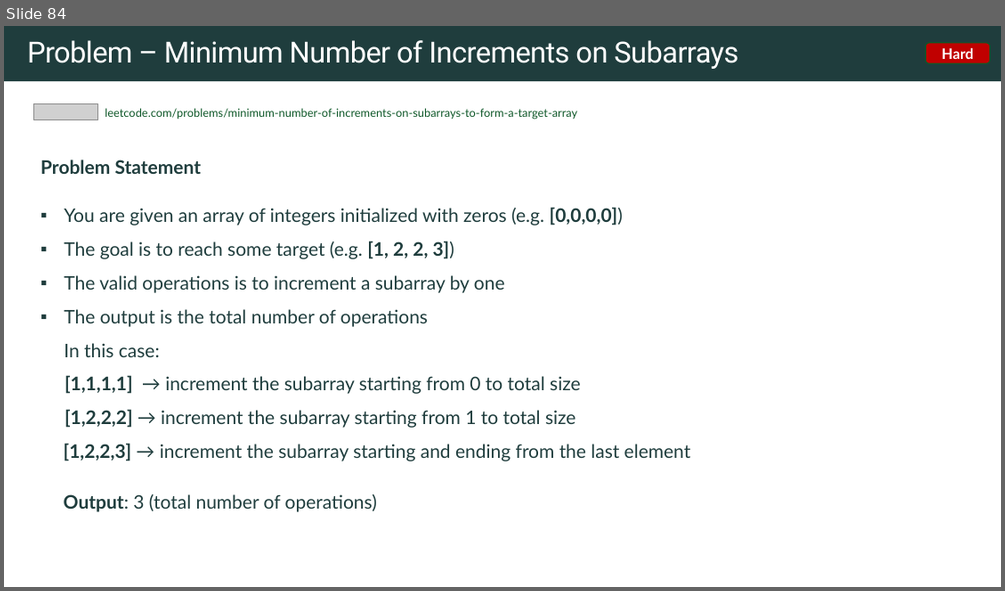
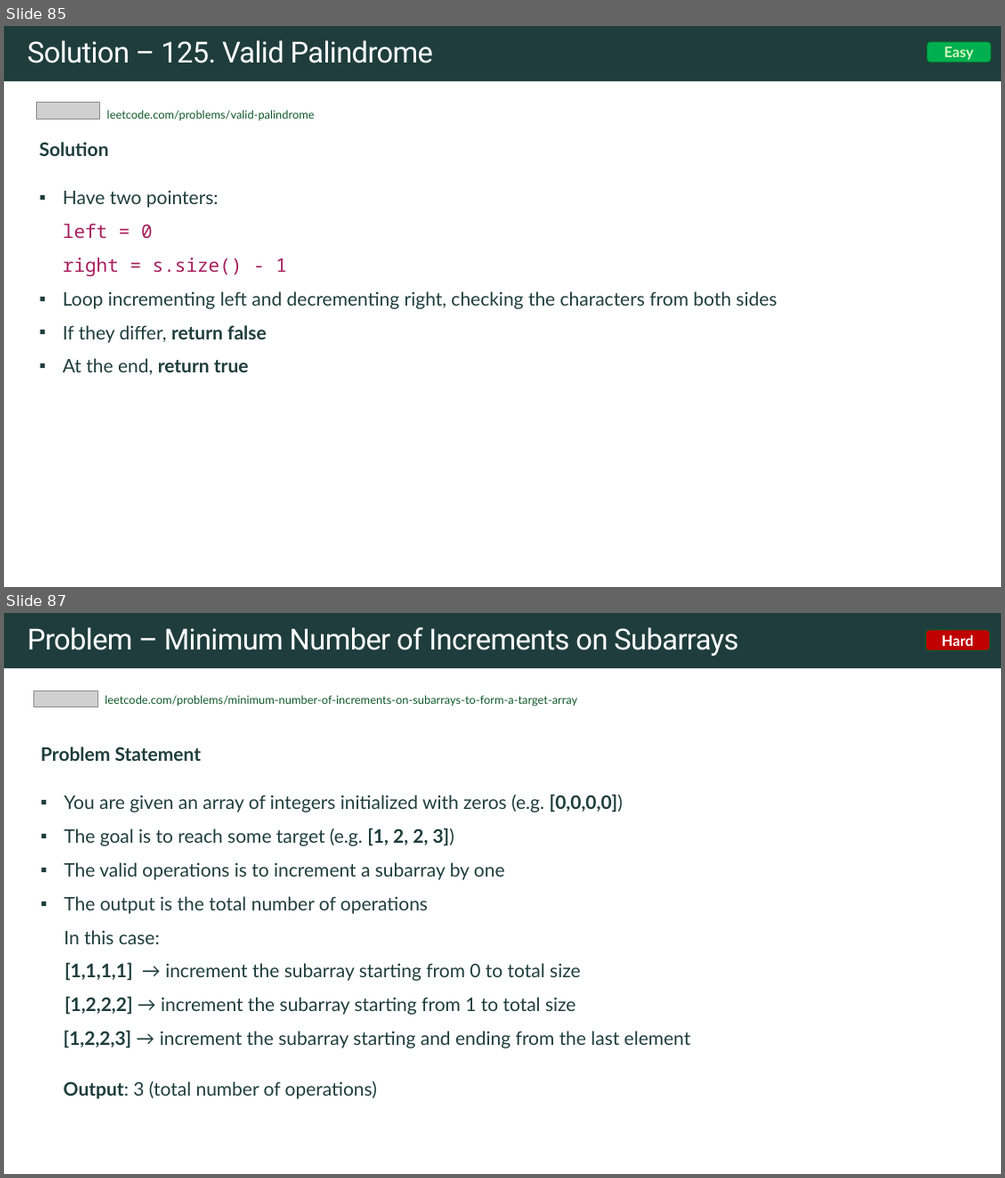
Before and after one commit to rfdavid/coding-interview-handbook-cpp, a slide deck: Algorithm and problem Solving Cheatsheet.pptm. Shown one above the other, each under a label of ours: slide 84 before the commit, slides 85 and 87 after it; the slides between them are not shown. The pictures are 1005x591 and 1005x1178 pixels, drawn with LibreOffice and Linux fonts; fonts in the diff are those of the drawing; grey boxes stand for pictures. Boxes give left, top, right and bottom in pixels: in the first picture for what was removed or moved away, otherwise in the second. Text is boxed around its words. In the diff, an @@ line names an element or a change of style, - is before the commit and + after.

Commit message:
added more problems

```diff
--- a/Algorithm and problem Solving Cheatsheet.pptm
+++ b/Algorithm and problem Solving Cheatsheet.pptm
@@ slide 85 added at (4,26,1001,587), background #FFFFFF; not listed: 1 template element that a slide beside it also shows @@
@@ title added at (27,40,433,63), 28 pt, text #FFFFFF @@
+Solution – 125. Valid Palindrome
@@ rounded rectangle added at (927,42,991,62), fill #00B050, outline #0F5829 1 pt, 14 pt, text #D5F7BE, bold @@
+Easy
@@ picture added at (36,103,100,119) @@
@@ text added at (107,110,315,120), 11 pt, text #0F5829 @@
+leetcode.com/problems/valid-palindrome
@@ text added at (40,142,777,375), 18 pt, text #1F3D3D @@
+Solution
+▪ Have two pointers:
+  left = 0
+  right = s.size() - 1
+▪ Loop incrementing left and decrementing right, checking the characters from both sides
+▪ If they differ, return false
+▪ At the end, return true
@@ what was slide 84 is now slide 87 @@
```
Also in this commit, not shown: 2 slides changed, 2 other slides added, 14 other files.
